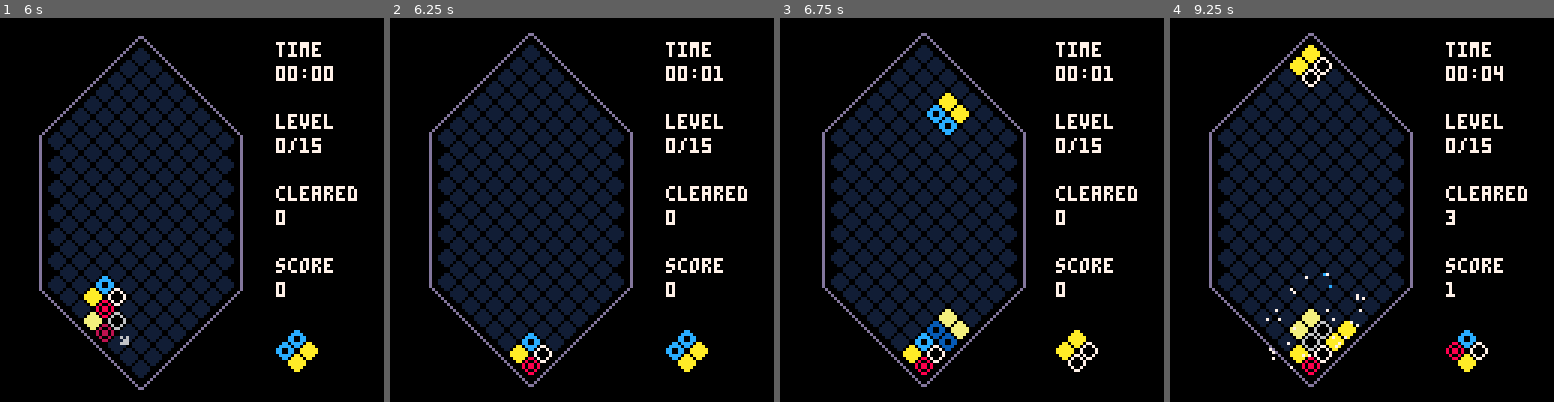
Above: before the commit, frames 1-4 (left to right).
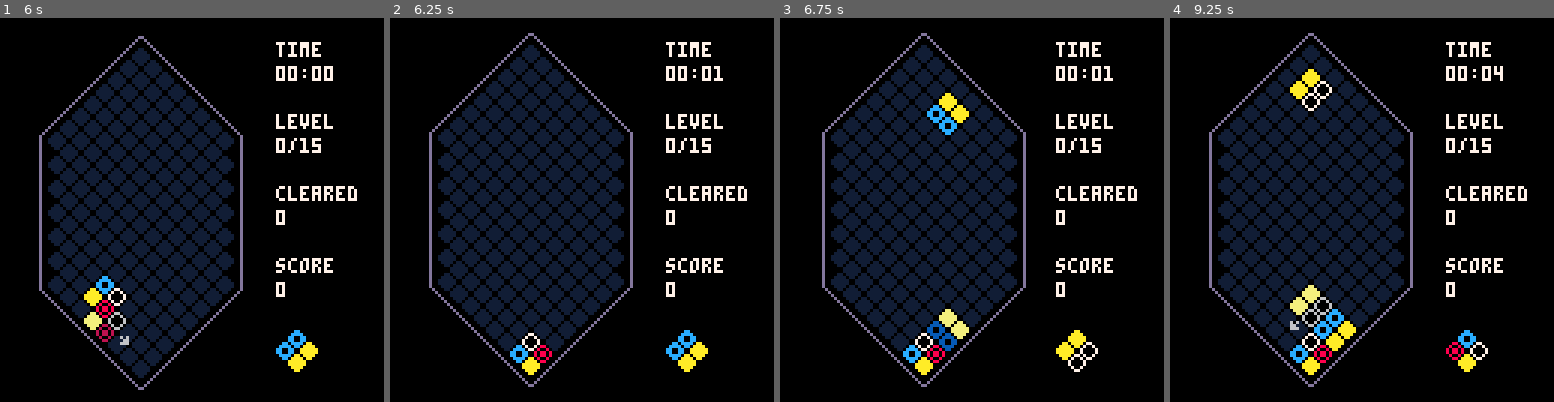
Above: after the commit, the same moments.

Repository: andrewedstrom/picolumia
Game: PICO-8 cartridge picolumia.p8
Same seed, same stepped clock (60 frames per second), same inputs: the game is played once before the commit and once after it.
Inputs:
- Up to frame 1 (6 s): tap X (X key) at 0.33, 1.07, 1.85, 2.97, 4.08, 5.2 s; tap O (Z key) at 0.7, 1.7, 2.1, 2.5, 2.9, 3.3, 3.7, 4.1, 4.5, 4.9, 5.3, 5.7 s; hold Right 1.6-2.1 s; hold Right 2.47-3.03 s; hold Left 3.08-3.58 s; hold Down 3.63-3.97 s; hold Right 4.02-4.68 s; hold Left 5.08-5.68 s; hold Down from 5.73 s (still down)
- Up to frame 2 (6.25 s): release Down at 6.03 s; hold Right from 6.08 s (still down); tap O (Z key) at 6.1 s
- Up to frame 3 (6.75 s): tap X (X key) at 6.32 s; tap O (Z key) at 6.5 s; release Right at 6.58 s; hold Right from 6.63 s (still down)
- Up to frame 4 (9.25 s): tap O (Z key) every 0.4 s from 6.9 to 8.9 s; release Right at 7.13 s; tap X (X key) at 7.43, 8.55 s; hold Right 7.5-8.07 s; hold Left 8.12-8.62 s; hold Down 8.67-9 s; hold Right from 9.05 s (still down)

Frame 1 is identical in both runs. In frame 2, 0.5% of the frame differs, in the area x 31-43%, y 82-93%; in frame 3, 0.5%; in frame 4, 2.7%, in the area x 25-75%, y 7-93%.

Commit message:
allow quad to turn during hard drop

Diff:
--- a/update.lua
+++ b/update.lua
@@ -20,13 +20,15 @@
     if currently_clearing_blocks() then
         coresume(blocks_clearing)
     elseif hard_dropping then
+        handle_rotational_input()
         move_down()
     else
         if speed_timer >= (speed - level) then
             tick()
             speed_timer = 0
         end
-        handle_input()
+        handle_directional_input()
+        handle_rotational_input()
     end
 end
 
@@ -56,7 +58,7 @@
     move_down()
 end
 
-function handle_input()
+function handle_directional_input()
     local just_moved=false
     if btnp(0) then
         just_moved=move_left()
@@ -72,7 +74,9 @@
     if just_moved then
         move_sound()
     end
+end
 
+function handle_rotational_input()
     if btnp(4) then
         rotate_counter_clockwise()
         move_sound()
